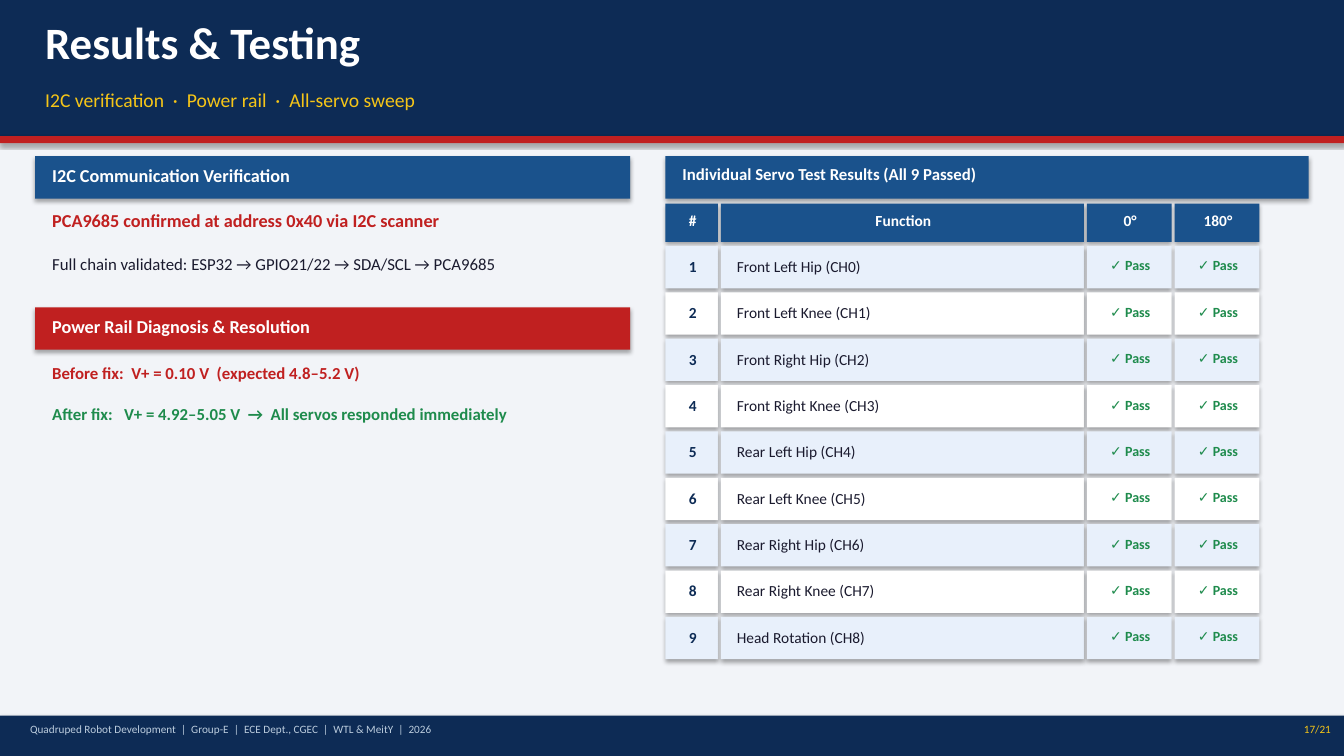
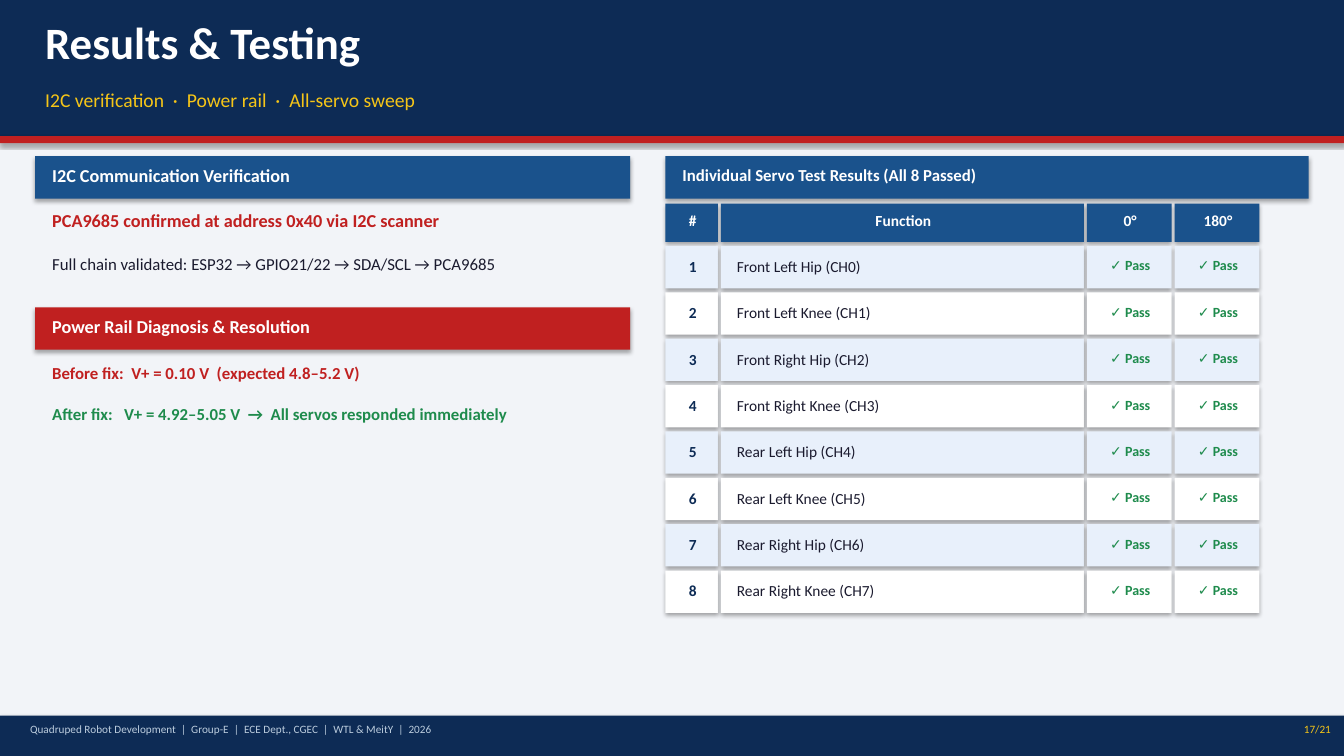
Before and after one commit to Biraj2004/3D-QuadrupedBot-Report, a slide deck: slide 17 of Quadruped_Robot_Presentation.pptx. Drawn at 1344x756 pixels with LibreOffice and Linux fonts; fonts in the diff are those of the drawing. Boxes give left, top, right and bottom in pixels: in the first picture for what was removed or moved away, otherwise in the second. Text is boxed around its words. In the diff, an @@ line names an element or a change of style, - is before the commit and + after.

Commit message:
fix(3D_REPORT): correct material specifications and remove head rotation references
- Change PLA+ references to PLA for core structural components
- Change PETG references to ABS for leg components and engineering filaments
- Remove CH8 head servo channel from servo mapping and wiring diagram
- Remove head rotation DOF reference from project objectives
- Remove head servo mount from core plate specifications
- Update robot top-view diagram to remove head servo positioning
- Correct spacing and formatting inconsistencies throughout document
- Align material specifications with actual fabrication approach

```diff
--- a/Quadruped_Robot_Presentation.pptx
+++ b/Quadruped_Robot_Presentation.pptx
@@ text at [682,168,976,184]: text changed @@
-Individual Servo Test Results (All 9 Passed)
+Individual Servo Test Results (All 8 Passed)
@@ rectangle removed at [665,617,718,659] @@
@@ rectangle removed at [721,617,1084,659] @@
@@ rectangle removed at [1087,617,1172,659] @@
@@ rectangle removed at [1175,617,1259,659] @@
@@ text removed at [689,633,697,643] @@
-9
@@ text removed at [737,632,865,645] @@
-Head Rotation (CH8)
@@ text removed at [1125,632,1150,641] @@
-✓ Pass
@@ text removed at [1213,632,1238,641] @@
-✓ Pass
```
Also in this commit, not shown: 13 other slides changed, 1 other file.
